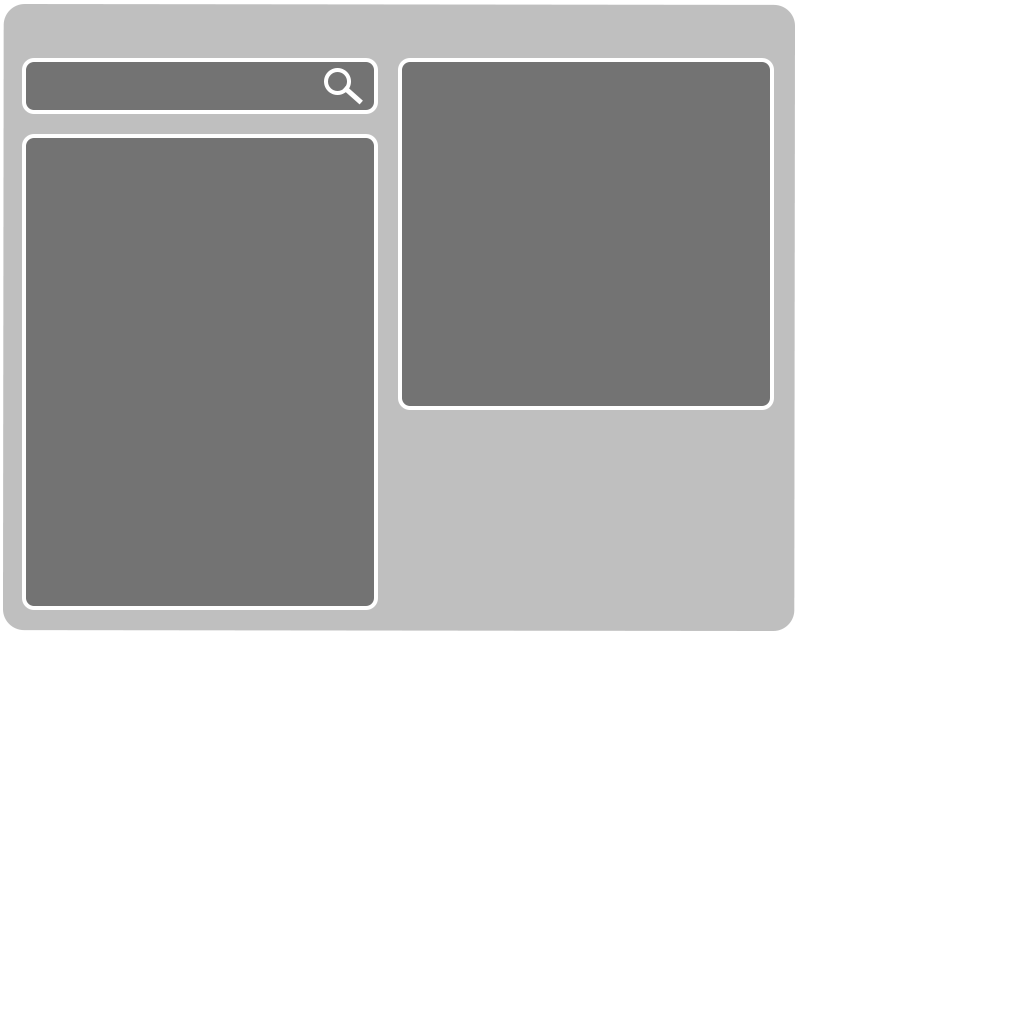
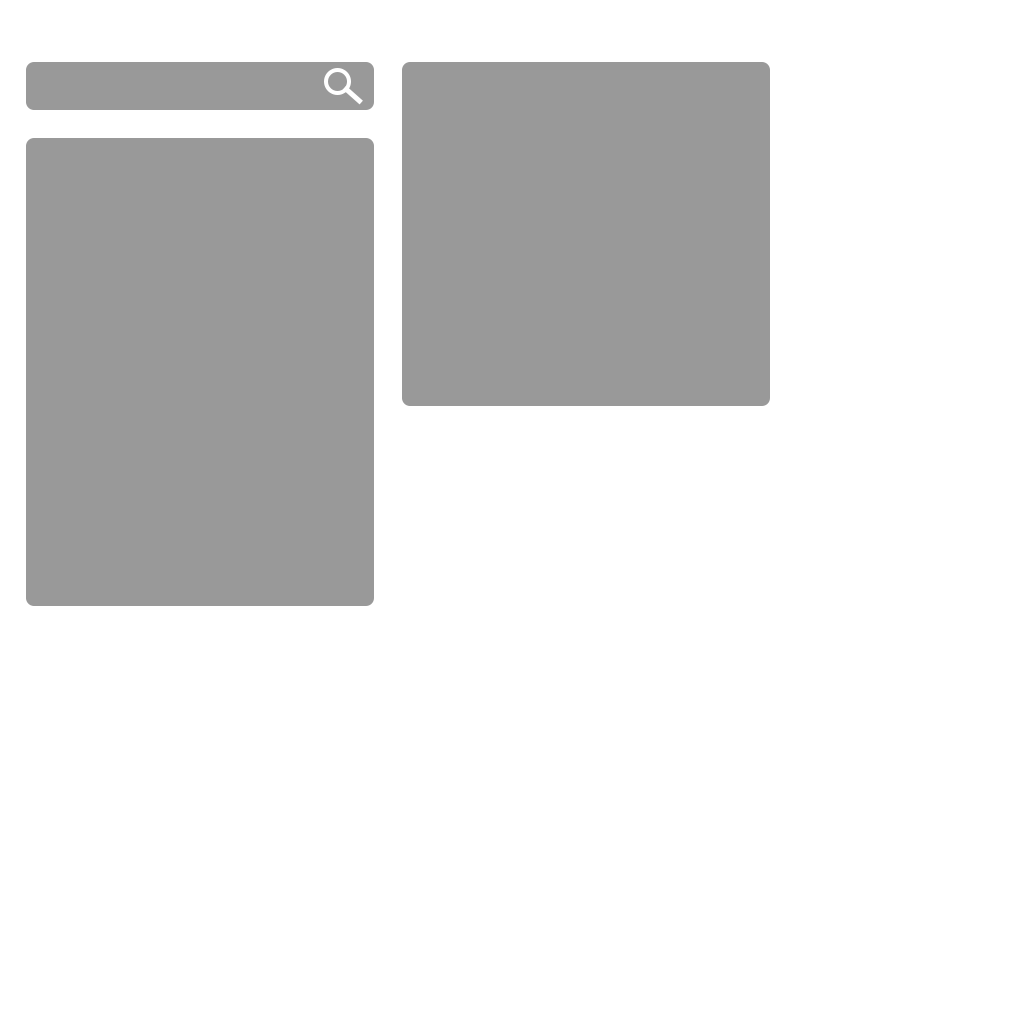
The second (1024, 1024) image is a revision of the first. Changes to its layers:
hid "矩形 1" over [3, 4, 795, 631]
